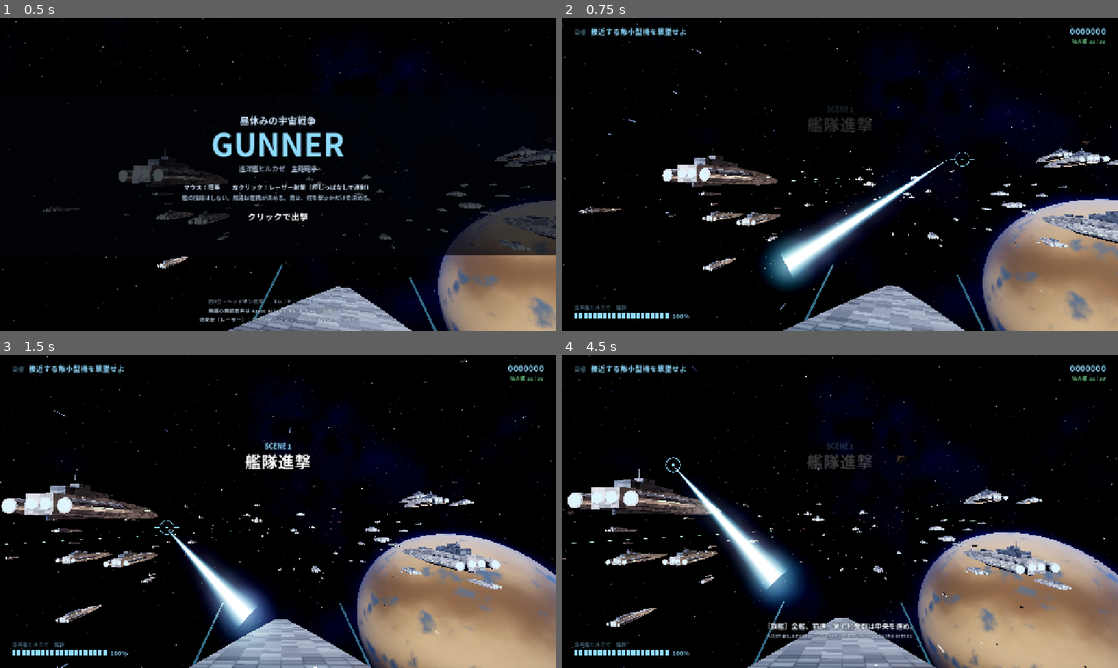
Above: before the commit, frames 1-4 (two rows, left to right).
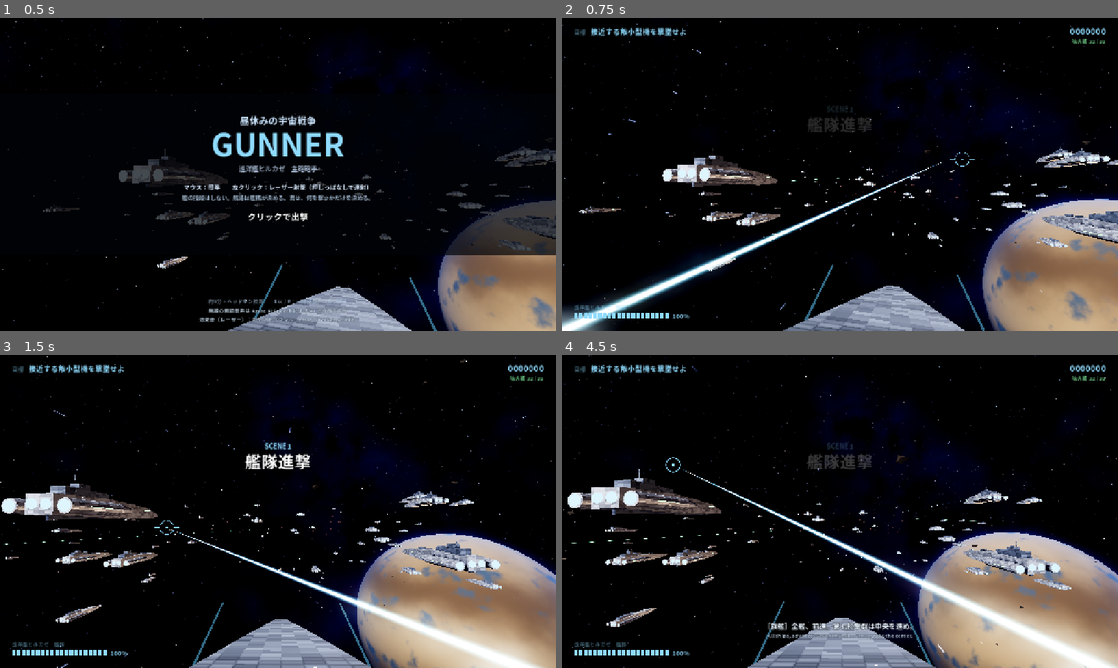
Above: after the commit, the same moments.

Repository: katomi95/hiruyasumi-gunner
Game: Godot game, scene res://scenes/main.tscn
Same seed, same stepped clock (60 frames per second), same inputs: the game is played once before the commit and once after it.
Inputs (mouse positions are in pixels of both pictures, inside the frame that each line leads up to):
- Up to frame 1 (0.5 s): no input
- Up to frame 2 (0.75 s): tap Enter at 0.5 s; move the mouse to (962, 158) at 0.52 s; tap M at 0.6 s; click (962, 158) at 0.67 s
- Up to frame 3 (1.5 s): move the mouse to (166, 527) at 1.27 s; tap P at 1.35 s; click (166, 527) at 1.42 s
- Up to frame 4 (4.5 s): move the mouse to (895, 442) at 2.02 s; tap M at 2.1, 3.6 s; click (895, 442) at 2.17 s; move the mouse to (812, 574) at 2.77 s; tap P at 2.85, 4.35 s; click (812, 574) at 2.92 s; move the mouse to (1006, 558) at 3.52 s; click (1006, 558) at 3.67 s; move the mouse to (673, 464) at 4.27 s; click (673, 464) at 4.42 s

Frame 1 is identical in both runs. In frame 2, 6.3% of the frame differs, in the area x 0-70%, y 45-100%; in frame 3, 7.5%; in frame 4, 9.3%, in the area x 20-100%, y 35-100%.

Commit message:
レーザーを画面の左下・右下の端から交互に出す
Co-Authored-By: Claude Opus 5.5 <noreply@anthropic.com>

Diff:
--- a/scripts/gun.gd
+++ b/scripts/gun.gd
@@ -1,7 +1,7 @@
 extends Node3D
 ## PlayerGun：自艦の砲座。操作は照準（マウス）と射撃（左クリック・押しっぱなしで連射）だけ。
 ## 主砲はレーザー。撃った瞬間に照準点まで光の筋が伸び、そのまま当たる。砲身の加熱はない。
-## 砲塔の模型は表示しない（砲口の位置だけ使い、光の筋はそこから出る）。砲口は照準位置へ追従する。自動ロックオンはしない（重なった時に照準の色が変わるだけ）
+## 砲塔の模型は表示しない。光の筋は画面の左下・右下の端から交互に出る。自動ロックオンはしない（重なった時に照準の色が変わるだけ）
 
 const RATE := 6.0
 const DMG := 2.5
@@ -57,8 +57,14 @@
 	pitch_node.add_child(muzzle_light)
 
 
+## 砲口：画面の左下（0）・右下（1）の端のすぐ外、カメラから MUZZLE_DEPTH 先
+const MUZZLE_DEPTH := 16.0
+
 func muzzle_pos(i: int) -> Vector3:
-	return (barrels[i] as Node3D).global_transform * Vector3(0, 0, -8.4)
+	var cam: Camera3D = Game.rail.camera
+	var vs := get_viewport().get_visible_rect().size
+	var sp := Vector2(vs.x * (-0.02 if i == 0 else 1.02), vs.y * 1.03)
+	return cam.project_position(sp, MUZZLE_DEPTH)
 
 
 func tick(dt: float) -> void:
@@ -124,7 +130,8 @@
 	recoil[i] = 1.0
 	Game.fx.beam(mp, to, COL, 1.5, 0.16, 2.6)
 	Game.fx.beam(mp, to, CORE, 0.7, 0.1, 6.0)
-	Game.fx.flash(mp, 5.0, COL, 0.08)
+	Game.fx.flash(mp, 1.2, COL, 0.08)
+	muzzle_light.global_position = mp
 	Game.audio.laser()
 	muzzle_t = 0.1
 	if not aim_hit.is_empty():
Not shown, changed: docs/index.html
Not shown, changed: docs/index.pck
